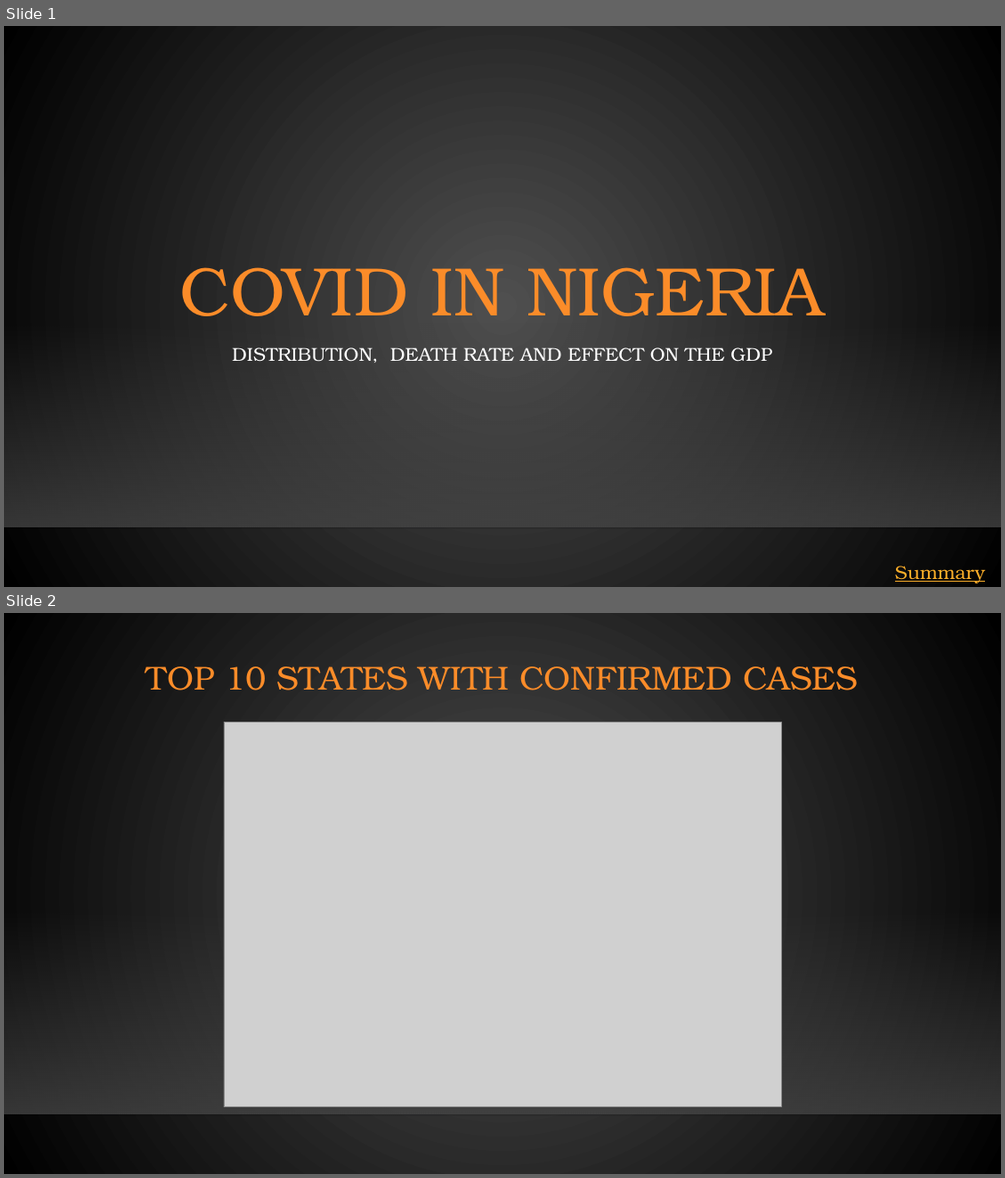
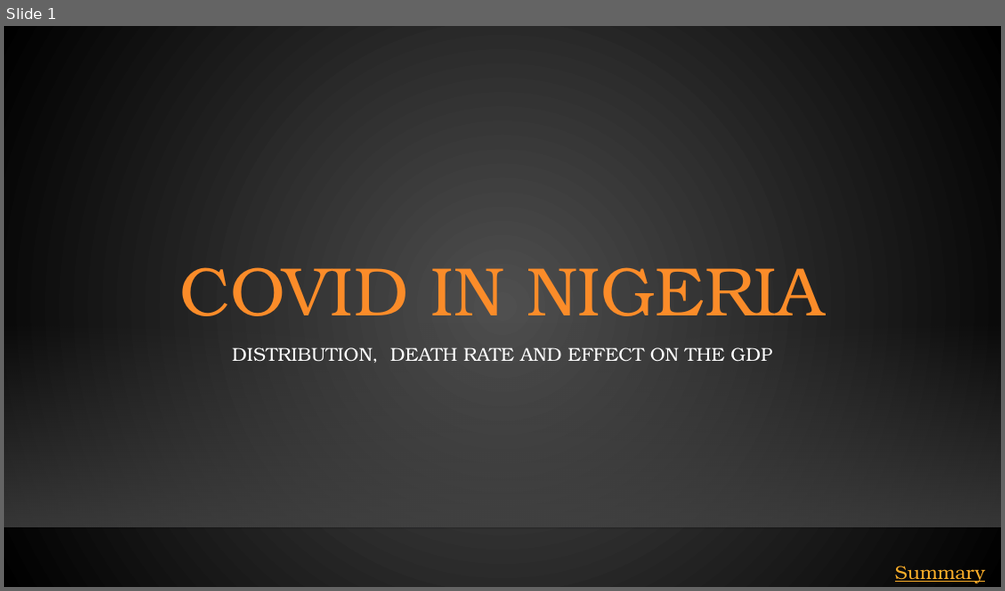
Before and after one commit to Yusufteppei/Nigeria-COVID-19-Data-Analysis-Using-Python, a slide deck: EXECUTIVE SUMMARY.pptx. Shown one above the other, each under a label of ours: slides 1 and 2 before the commit, slide 1 after it. The pictures are 1005x1178 and 1005x591 pixels, drawn with LibreOffice and Linux fonts; fonts in the diff are those of the drawing; grey boxes stand for pictures; background and template pictures are left out. Boxes give left, top, right and bottom in pixels: in the first picture for what was removed or moved away, otherwise in the second. Text is boxed around its words. In the diff, an @@ line names an element or a change of style, - is before the commit and + after.

```diff
--- a/EXECUTIVE SUMMARY.pptx
+++ b/EXECUTIVE SUMMARY.pptx
@@ slide 2 removed at (4,613,1001,1174), background gradient #505050 to #000000; not listed: 2 template elements that a slide beside it also shows @@
@@ title removed at (146,666,858,690) @@
-TOP 10 STATES WITH CONFIRMED CASES
@@ picture removed at (224,722,781,1107) @@
```
Also in this commit, not shown: 3 slides changed, 4 slides added, 4 other slides removed, 1 other file.
